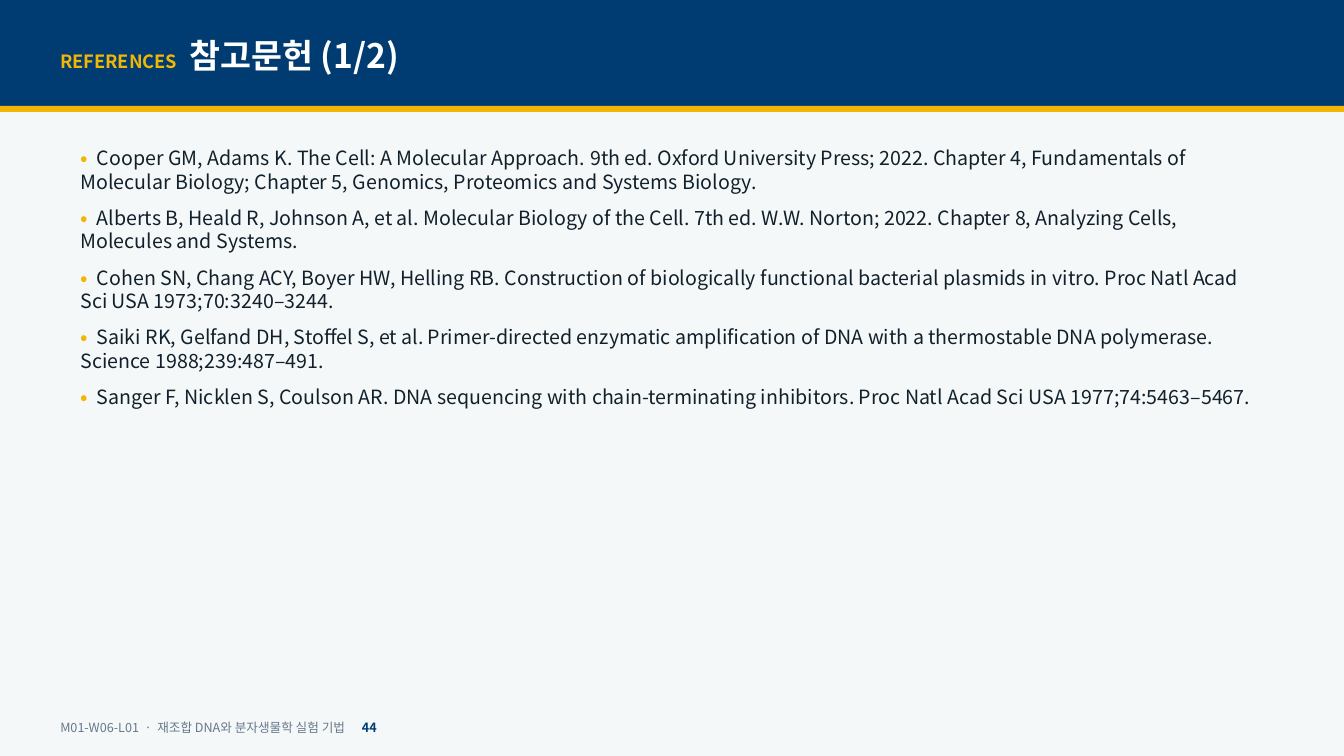
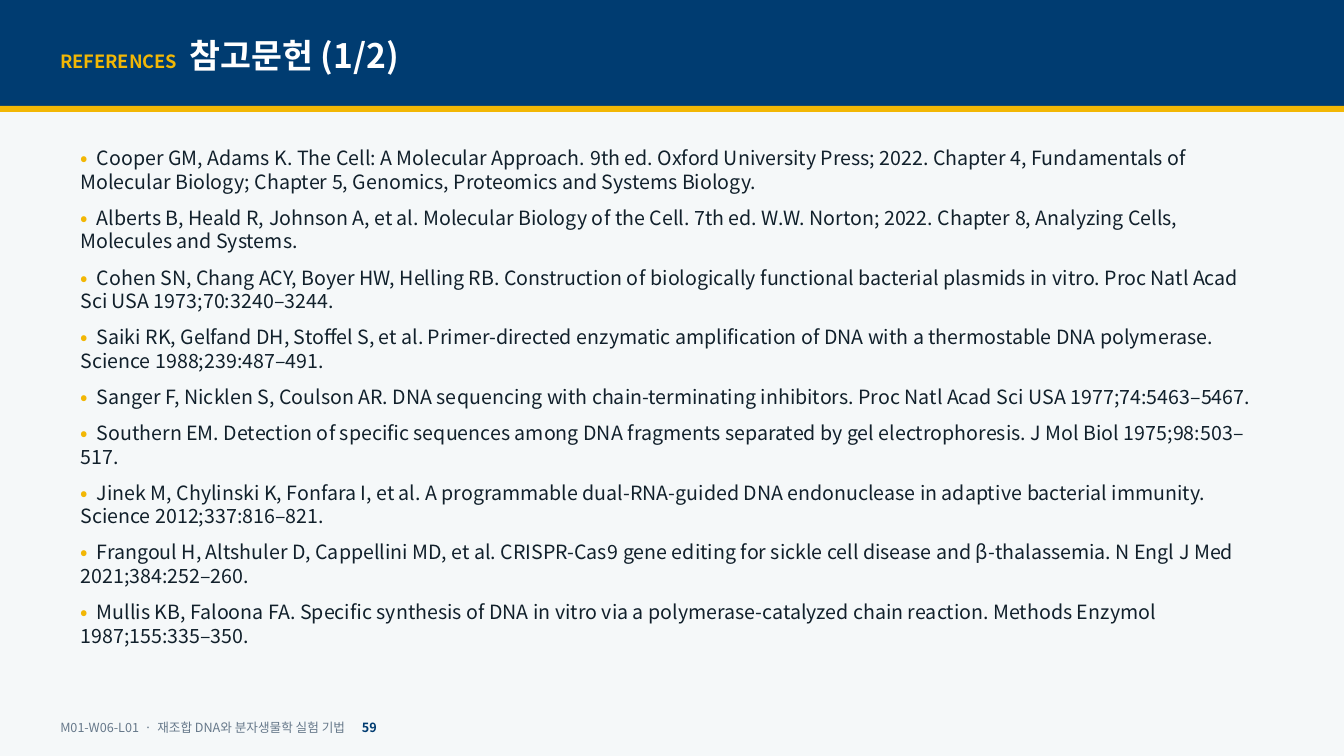
Before and after one commit to hoperiasd2/hoperiasd2.github.io, a slide deck: slide 59 of curriculum/M01/W06/L01/slides.pptx (slide 44 before the commit). Drawn at 1344x756 pixels with LibreOffice and Linux fonts; fonts in the diff are those of the drawing. Boxes give left, top, right and bottom in pixels: in the first picture for what was removed or moved away, otherwise in the second. Text is boxed around its words. In the diff, an @@ line names an element or a change of style, - is before the commit and + after.

```diff
--- a/curriculum/M01/W06/L01/slides.pptx
+++ b/curriculum/M01/W06/L01/slides.pptx
@@ text at (80,424,1244,647): paragraphs added @@
+• Southern EM. Detection of specific sequences among DNA fragments separated by gel electrophoresis. J Mol Biol 1975;98:503–517.
+• Jinek M, Chylinski K, Fonfara I, et al. A programmable dual-RNA-guided DNA endonuclease in adaptive bacterial immunity. Science 2012;337:816–821.
+• Frangoul H, Altshuler D, Cappellini MD, et al. CRISPR-Cas9 gene editing for sickle cell disease and β-thalassemia. N Engl J Med 2021;384:252–260.
+• Mullis KB, Faloona FA. Specific synthesis of DNA in vitro via a polymerase-catalyzed chain reaction. Methods Enzymol 1987;155:335–350.
@@ text at (60,721,377,733): text changed @@
-M01-W06-L01 · 재조합 DNA와 분자생물학 실험 기법 44
+M01-W06-L01 · 재조합 DNA와 분자생물학 실험 기법 59
```
Also in this commit, not shown: 40 other slides changed, 15 slides added, 5 other files.
